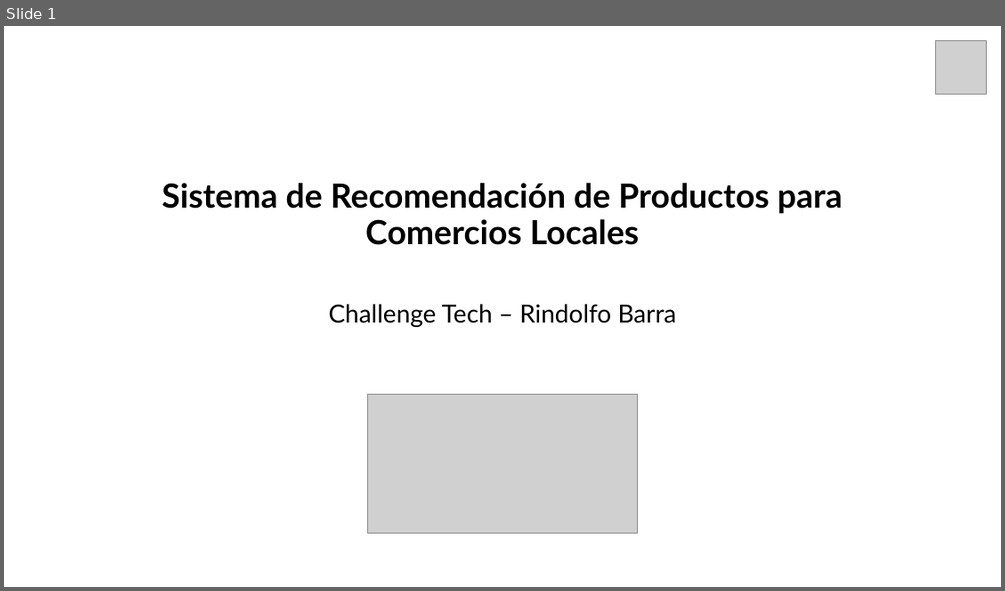
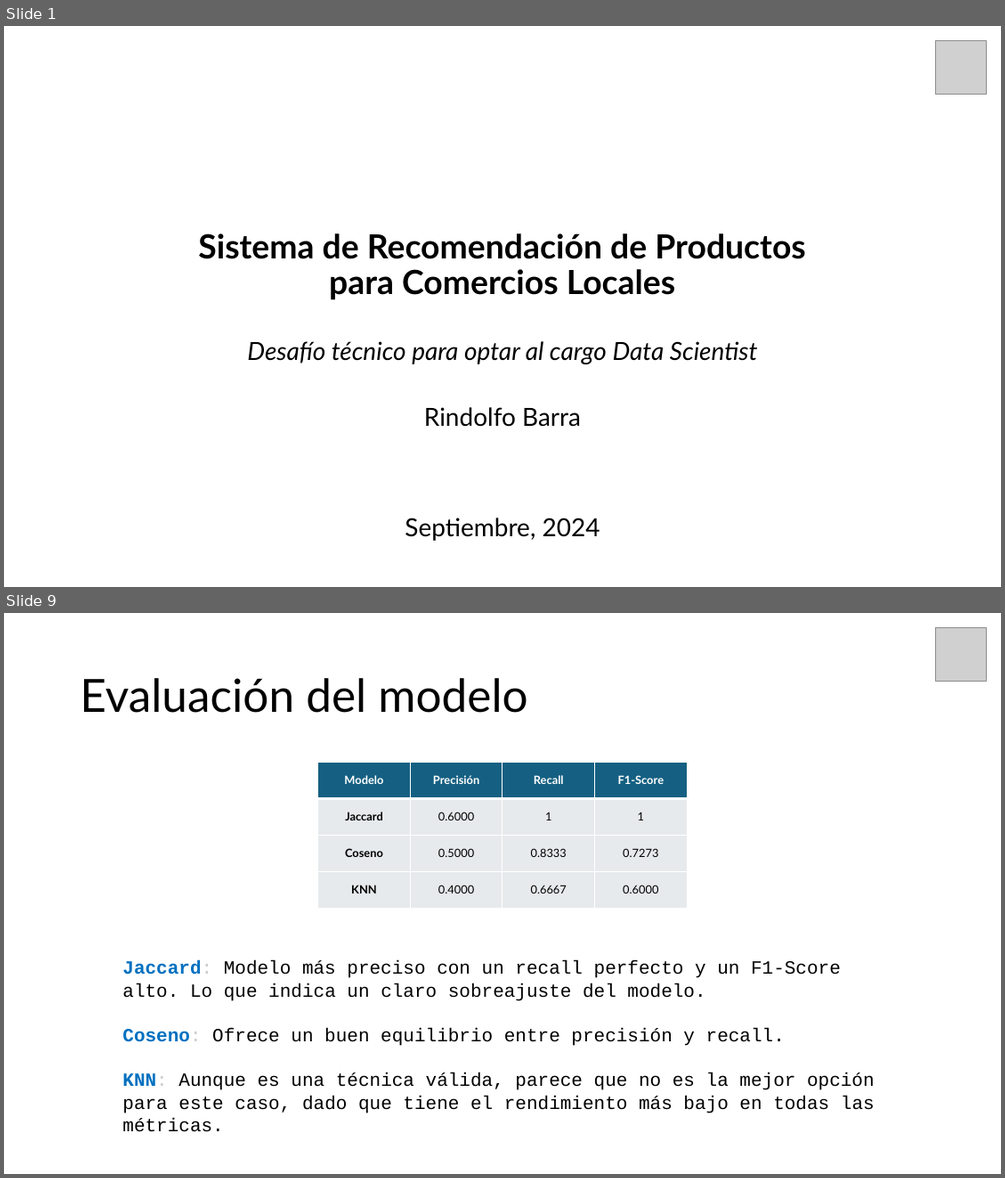
Before and after one commit to rownlet/recom_system, a slide deck: docs/Techallenge.pptx. Shown one above the other, each under a label of ours: slide 1 before the commit, slides 1 and 9 after it; the slides between them are not shown. The pictures are 1005x591 and 1005x1178 pixels, drawn with LibreOffice and Linux fonts; fonts in the diff are those of the drawing; grey boxes stand for pictures. Boxes give left, top, right and bottom in pixels: in the first picture for what was removed or moved away, otherwise in the second. Text is boxed around its words. In the diff, an @@ line names an element or a change of style, - is before the commit and + after.

```diff
--- a/docs/Techallenge.pptx
+++ b/docs/Techallenge.pptx
@@ slide 9 added at box(4, 613, 1001, 1174), background #FFFFFF @@
@@ picture added at box(935, 628, 987, 681) @@
@@ title added at box(80, 678, 527, 713), 44 pt, text #000000 @@
+Evaluación del modelo
@@ table added at box(318, 762, 686, 908), 4 rows, 4 columns @@
+Modelo | Precisión | Recall | F1-Score
+Jaccard | 0.6000 | 1 | 1
+Coseno | 0.5000 | 0.8333 | 0.7273
+KNN | 0.4000 | 0.6667 | 0.6000
@@ text added at box(122, 960, 874, 1132), 18 pt, text #000000 @@
+Jaccard: Modelo más preciso con un recall perfecto y un F1-Score alto. Lo que indica un claro sobreajuste del modelo.
+Coseno: Ofrece un buen equilibrio entre precisión y recall.
+KNN: Aunque es una técnica válida, parece que no es la mejor opción para este caso, dado que tiene el rendimiento más bajo en todas las métricas.
@@ slide 1 changed as well @@
@@ title "Sistema de Recomendación de Productos ..." rewrapped from box(162, 183, 842, 245) to box(198, 233, 806, 300) @@
@@ text added at box(247, 341, 758, 364), 24 pt, text #000000, italic @@
+Desafío técnico para optar al cargo Data Scientist
@@ picture removed at box(368, 394, 638, 533) @@
@@ subtitle at box(424, 407, 581, 426): text changed @@
-Challenge Tech – Rindolfo Barra
+Rindolfo Barra
@@ text added at box(404, 517, 600, 540), 24 pt, text #000000 @@
+Septiembre, 2024
```
Also in this commit, not shown: 10 other slides added, 1 slide removed.
